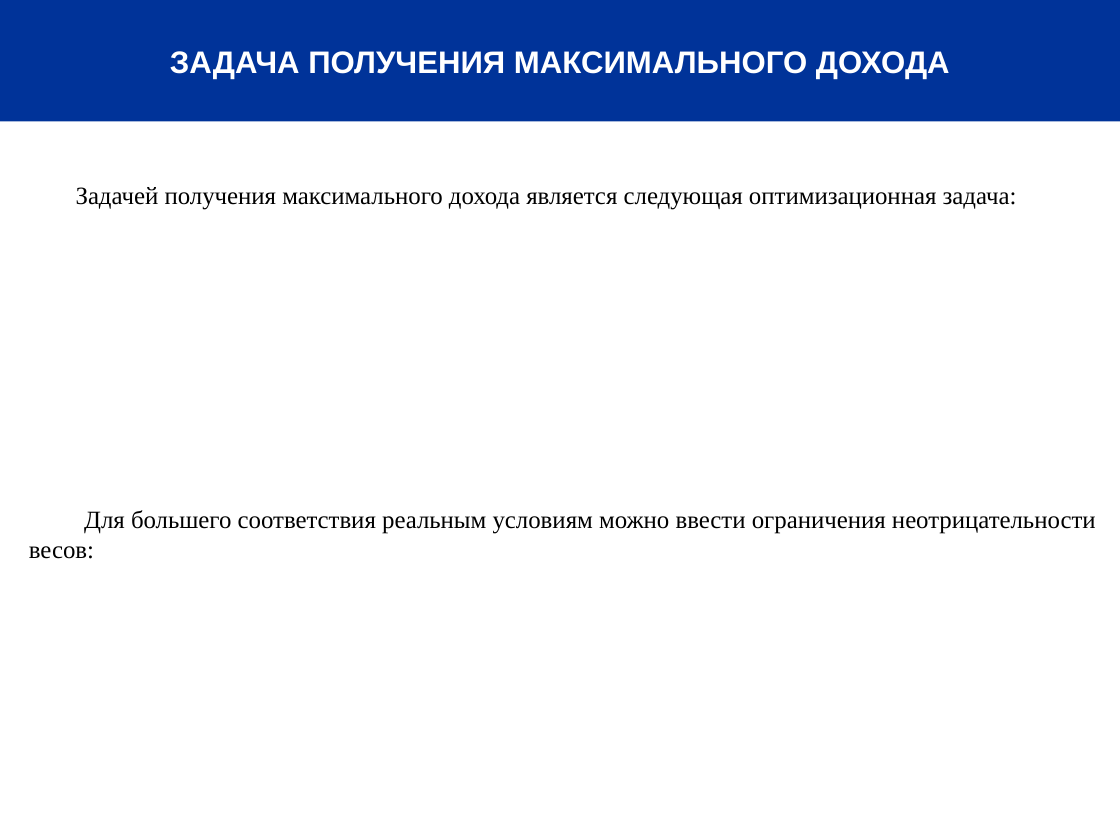
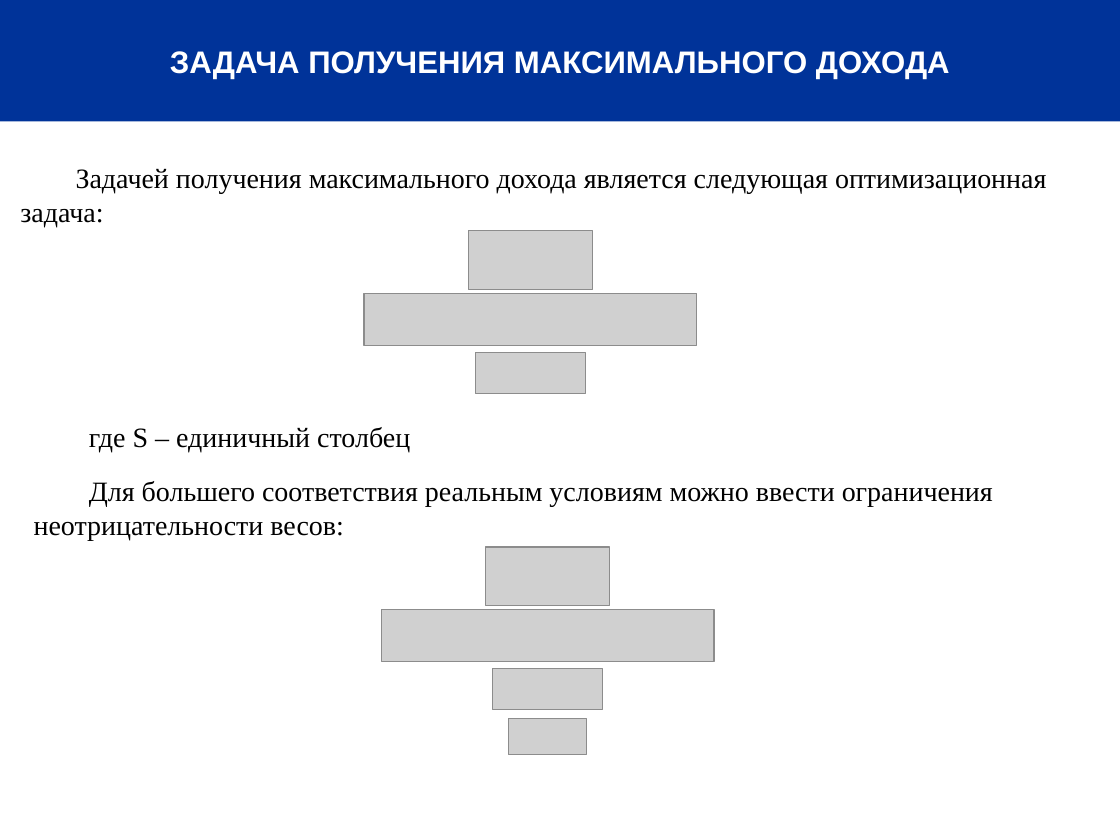
Before and after one commit to b1ack-ange1/uir-markowitz, a slide deck: slide 4 of CRRaD/презентация.pptx. Drawn at 1120x840 pixels with LibreOffice and Linux fonts; fonts in the diff are those of the drawing; grey boxes stand for pictures; background and template pictures are left out. Boxes give left, top, right and bottom in pixels: in the first picture for what was removed or moved away, otherwise in the second. Text is boxed around its words. In the diff, an @@ line names an element or a change of style, - is before the commit and + after.

```diff
--- a/CRRaD/презентация.pptx
+++ b/CRRaD/презентация.pptx
@@ text "Задачей получения максимального дохода является ...": place and size @@
-text "Задачей получения максимального дохода является ..." at <box>76,187,1017,210</box>
+text "Задачей получения максимального дохода является ..." at <box>20,168,1046,227</box>
@@ text "Задачей получения максимального дохода является ..." at <box>20,168,1046,227</box>: size 16 to 18 pt @@
@@ picture added at <box>468,231,592,289</box> @@
@@ picture added at <box>364,293,697,345</box> @@
@@ picture added at <box>476,353,586,394</box> @@
@@ text added at <box>89,427,410,452</box>, 18 pt, text #000000 @@
+где S – единичный столбец
@@ text "Для большего соответствия реальным условиям ..." at <box>34,481,993,540</box>: size 16 to 18 pt @@
@@ text "Для большего соответствия реальным условиям ...": place and size @@
-text "Для большего соответствия реальным условиям ..." at <box>29,510,1096,559</box>
+text "Для большего соответствия реальным условиям ..." at <box>34,481,993,540</box>
@@ picture added at <box>485,547,609,605</box> @@
@@ picture added at <box>381,609,713,662</box> @@
@@ picture added at <box>493,669,603,710</box> @@
@@ picture added at <box>508,719,587,755</box> @@
```
Also in this commit, not shown: 3 other slides changed.
